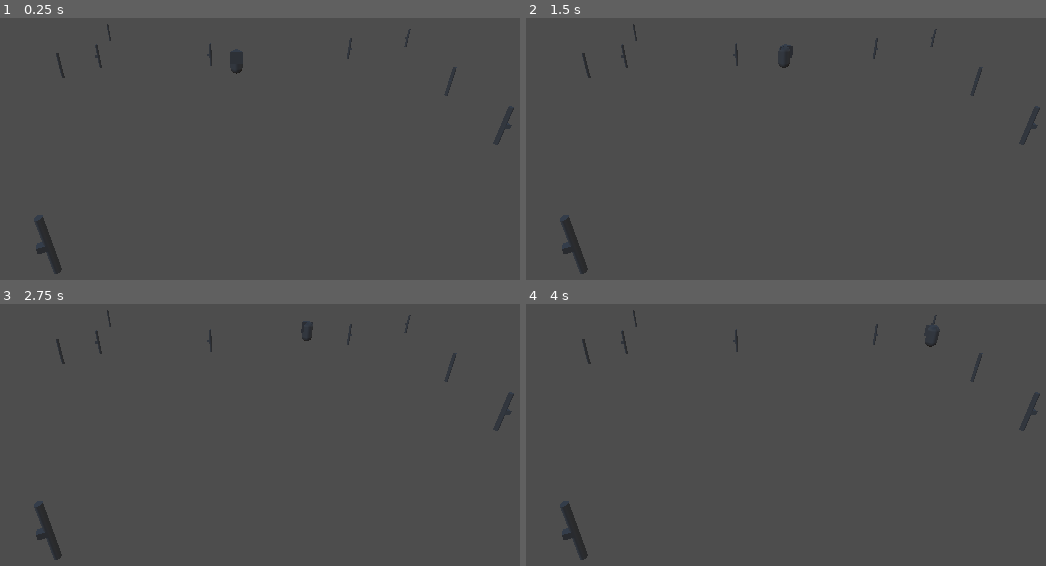
Above: before the commit, frames 1-4 (two rows, left to right).
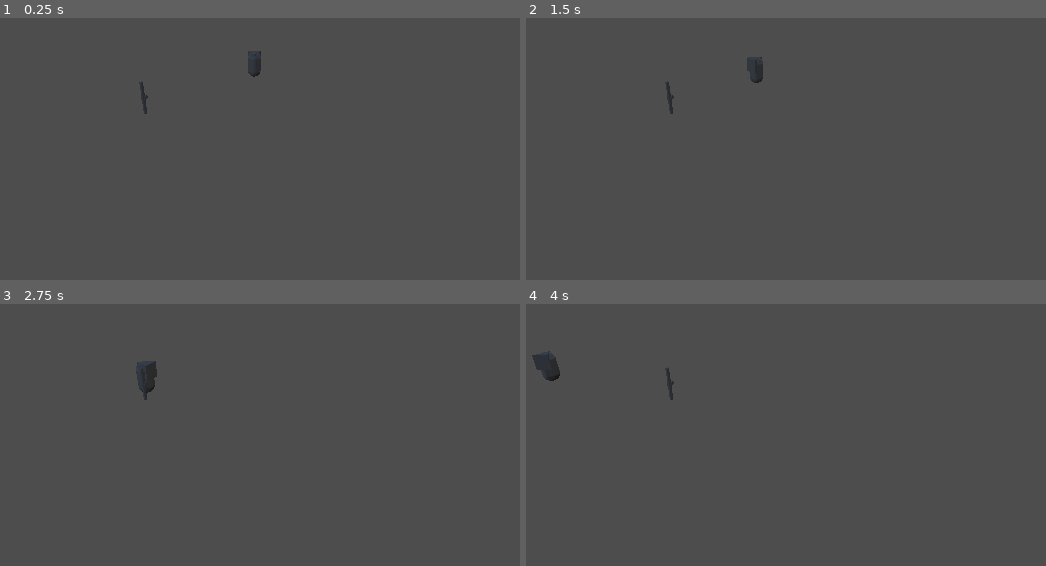
Above: after the commit, the same moments.

Repository: JeffKazuk/trail-cam-demo
Game: Godot game, scene res://main.tscn
Same seed, same stepped clock (60 frames per second), same inputs: the game is played once before the commit and once after it.
Inputs:
- Up to frame 1 (0.25 s): no input
- Up to frame 2 (1.5 s): tap Enter at 0.5 s; hold Right (ui_right) 0.53-1.28 s; hold Down (ui_down) from 1.28 s (still down)
- Up to frame 3 (2.75 s): release Down (ui_down) at 2.03 s; hold Right (ui_right) from 2.03 s (still down)
- Up to frame 4 (4 s): tap Space at 2.75 s; release Right (ui_right) at 2.78 s; hold Up (ui_up) 2.78-3.53 s; hold Left (ui_left) from 3.53 s (still down)

The runs differ from the first frame. In frame 1, 1.5% of the frame differs, in the area x 6-99%, y 2-98%; in frame 2, 1.5%; in frame 3, 1.5%; in frame 4, 1.6%, in the area x 1-99%, y 2-98%.

Commit message:
Calculating dot product between trees and the player; Realigned tree-cam so it matches calculated rotation

Diff:
--- a/main.gd
+++ b/main.gd
@@ -4,11 +4,12 @@
 
 # Called when the node enters the scene tree for the first time.
 func _ready() -> void:
-	seed(42)
-	for _i in range(10):
+	seed(1)
+	for _i in range(1):
 		var loc = {}
-		loc["p"] = (Vector2(randf_range(-20, 20), randf_range(-20, 20)))
-		loc["r"] = (randf_range(0, 2 * PI))
+		loc["p"] = Vector2(randf_range(-20, 20), randf_range(-20, 20))
+		loc["r"] = randf_range(0, 2 * PI)
+		loc["rv"] = Vector2(cos(loc["r"]),sin(loc["r"]))
 		var t = tree_scene.instantiate()
 		add_child(t)
 		loc["node"] = (t)
--- a/main.tscn
+++ b/main.tscn
@@ -19,7 +19,8 @@
 environment = SubResource("Environment_ig7tw")
 
 [node name="player" parent="." instance=ExtResource("2_0xm2m")]
+transform = Transform3D(-1, 0, -8.742278e-08, 0, 1, 0, 8.742278e-08, 0, -1, 0, 1, 0)
 
 [node name="Camera3D" type="Camera3D" parent="."]
-transform = Transform3D(1, 0, 0, 0, 0.9114679, 0.41137117, 0, -0.41137117, 0.9114679, 0, 7.762027, 23.098385)
+transform = Transform3D(1, 0, 0, 0, 0.9114679, 0.41137117, 0, -0.41137117, 0.9114679, -1.4170055, 7.762027, 22.340567)
 current = true
--- a/player.gd
+++ b/player.gd
@@ -20,9 +20,10 @@
 	if Input.is_action_pressed("ui_up"):
 		direction.z -= speed
 
-	# if direction != Vector3.ZERO:
-	# 	direction = direction.normalized()
-		# Setting the basis property will affect the rotation of the node.
-		# $Pivot.basis = Basis.looking_at(direction)
+	global_position += direction.rotated(Vector3(0,1,0),rotation.y)
 
-	global_position += direction.rotated(Vector3(0,1,0),rotation.y)
+func _process(_delta):
+	for treecam in Global.tree_loc:
+		var dir_vec = Vector2(position.x - treecam["p"].x,position.z - treecam["p"].y).normalized()
+		var dot = dir_vec.x * treecam["rv"].x + dir_vec.y * treecam["rv"].y
+		print(dot)
--- a/tree.tscn
+++ b/tree.tscn
@@ -5,7 +5,7 @@
 bottom_radius = 0.1
 
 [sub_resource type="BoxMesh" id="BoxMesh_uc1xx"]
-size = Vector3(0.2, 0.2, 0.26)
+size = Vector3(0.395, 0.2, 0.26)
 
 [node name="tree" type="Node3D"]
 
@@ -14,8 +14,8 @@
 mesh = SubResource("CylinderMesh_uc1xx")
 
 [node name="Camera3D" type="Camera3D" parent="."]
-transform = Transform3D(1, 0, 0, 0, 1, 0, 0, 0, 1, 0, 1, -0.15)
+transform = Transform3D(-4.371139e-08, 0, 1, 0, 1, 0, -1, 0, -4.371139e-08, -0.36192226, 1, 0)
 
 [node name="MeshInstance3D2" type="MeshInstance3D" parent="."]
-transform = Transform3D(1, 0, 0, 0, 1, 0, 0, 0, 1, 0, 1, -0.13021553)
+transform = Transform3D(1, 0, 0, 0, 1, 0, 0, 0, 1, -0.12098339, 1, 0)
 mesh = SubResource("BoxMesh_uc1xx")
